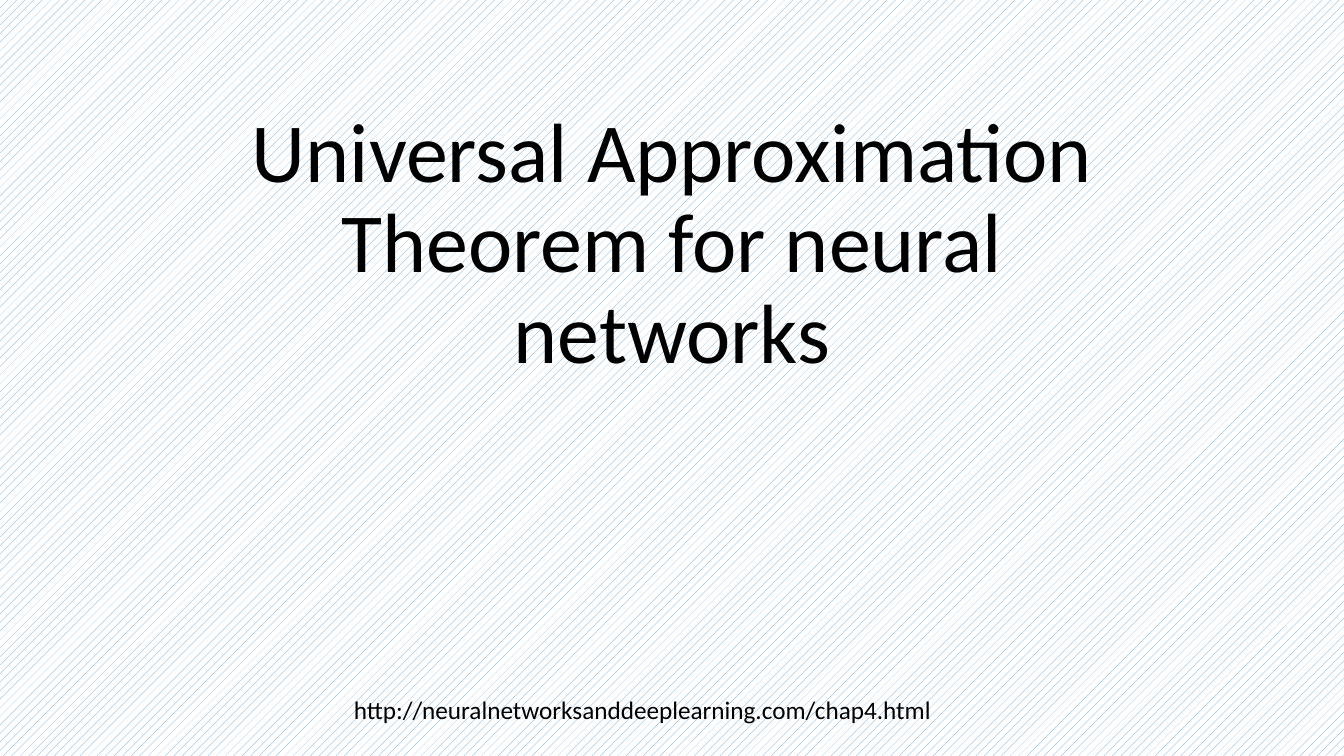
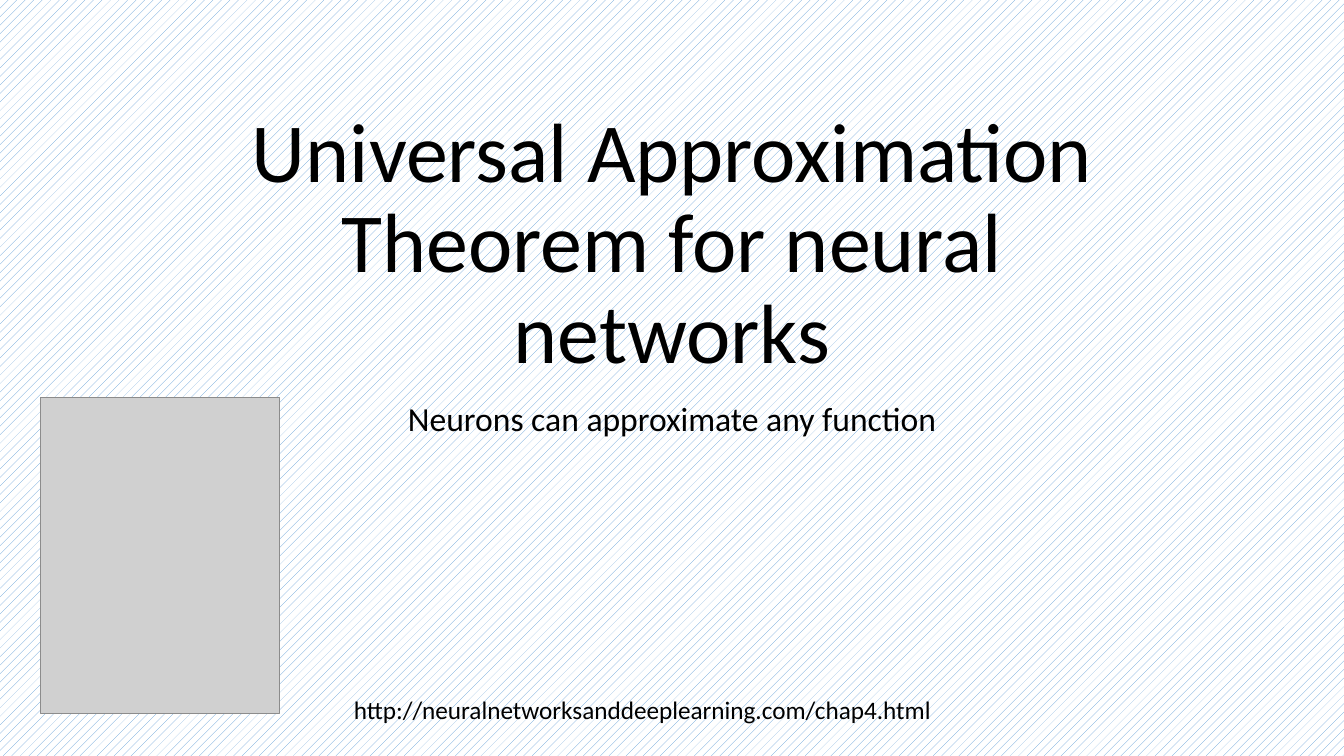
Before and after one commit to frankwxu/AI4DigitalForensics, a slide deck: slide 1 of CYFI445/lectures/06_universal_approximation_theorem/Universal_approximation_theorem.pptx. Drawn at 1344x756 pixels with LibreOffice and Linux fonts; fonts in the diff are those of the drawing; grey boxes stand for pictures; background and template pictures are left out. Boxes give left, top, right and bottom in pixels: in the first picture for what was removed or moved away, otherwise in the second. Text is boxed around its words. In the diff, an @@ line names an element or a change of style, - is before the commit and + after.

```diff
--- a/CYFI445/lectures/06_universal_approximation_theorem/Universal_approximation_theorem.pptx
+++ b/CYFI445/lectures/06_universal_approximation_theorem/Universal_approximation_theorem.pptx
@@ picture added at [41, 397, 280, 714] @@
@@ subtitle added at [408, 403, 936, 439], 24 pt, text #000000 @@
+Neurons can approximate any function
```
Also in this commit, not shown: 2 other slides changed, 1 slide added.
